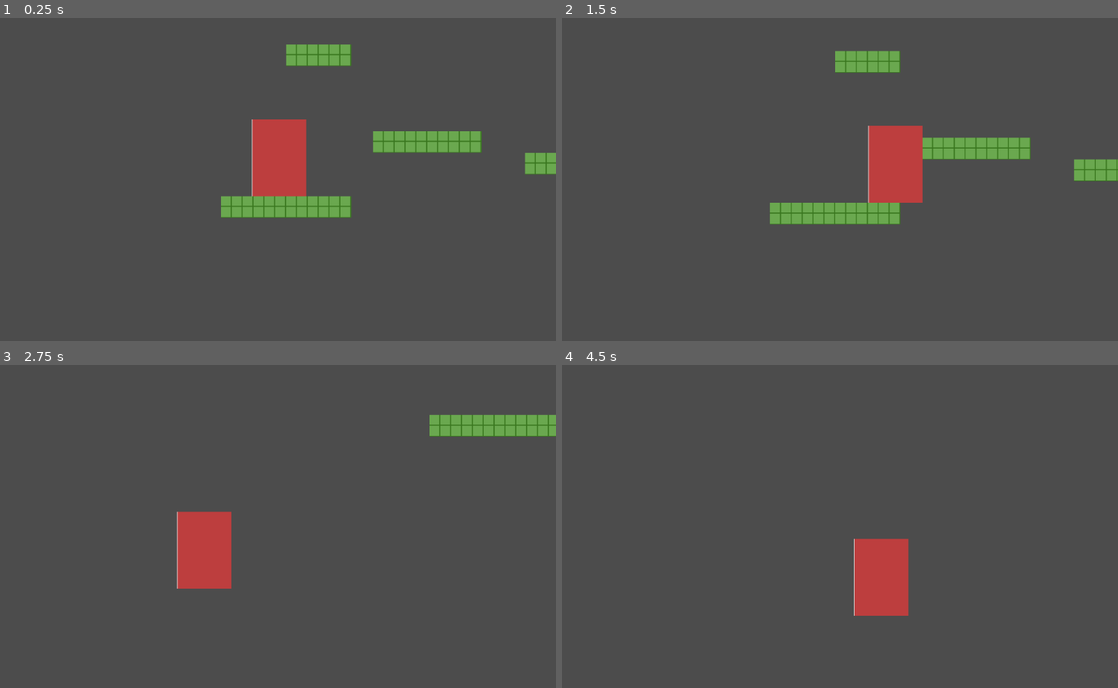
Above: before the commit, frames 1-4 (two rows, left to right).
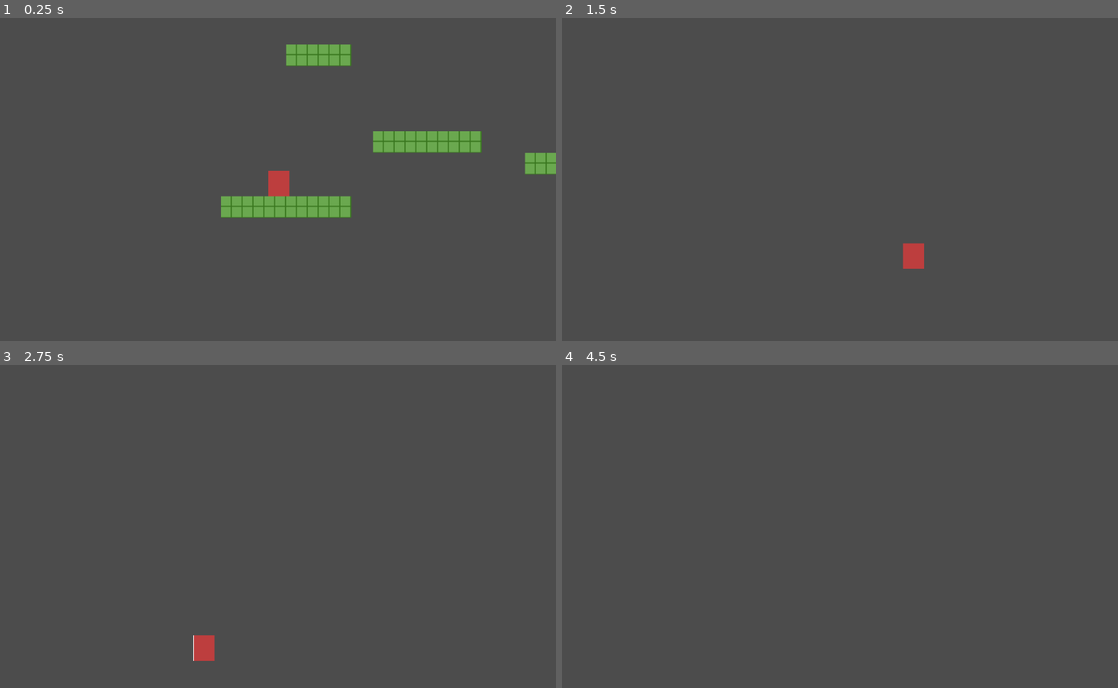
Above: after the commit, the same moments.

Repository: glitchcore/comfort
Game: Godot game, scene res://Scenes/BaseLevel.tscn
Two runs of this game, one before a commit and one after it. Both use one fixed random seed, a clock stepped at 60 frames per second and the inputs below.
Inputs:
- Up to frame 1 (0.25 s): no input
- Up to frame 2 (1.5 s): hold Right (ui_right) from 0.53 s (still down); tap Space (jump) at 0.77 s
- Up to frame 3 (2.75 s): tap Space (jump) at 1.52 s; release Right (ui_right) at 2.03 s; hold Left (ui_left) from 2.03 s (still down)
- Up to frame 4 (4.5 s): release Left (ui_left) at 2.78 s; hold Right (ui_right) 2.78-4.28 s; tap Space (jump) at 3.02, 3.77 s; hold Left (ui_left) from 4.28 s (still down)

The runs differ from the first frame. In frame 1, 2.1% of the frame differs, in the area x 45-56%, y 31-56%; in frame 2, 6.9%, in the area x 37-100%, y 10-78%; in frame 3, 4.2%; in frame 4, 2.4%.

Commit message:
resize player

Diff:
--- a/Actors/Player.tscn
+++ b/Actors/Player.tscn
@@ -12,7 +12,7 @@
 gradient = SubResource( 1 )
 
 [sub_resource type="RectangleShape2D" id=3]
-extents = Vector2( 48, 69.5 )
+extents = Vector2( 17.5, 22.5 )
 
 [node name="Player" type="KinematicBody2D"]
 collision_layer = 2
@@ -20,12 +20,12 @@
 script = ExtResource( 1 )
 
 [node name="Sprite" type="Sprite" parent="."]
-position = Vector2( 3.33786e-06, -71 )
-scale = Vector2( 0.0488281, 142 )
+position = Vector2( -0.499998, -23.5 )
+scale = Vector2( 0.019043, 47 )
 texture = SubResource( 2 )
 
 [node name="CollisionShape2D" type="CollisionShape2D" parent="."]
-position = Vector2( 1, -69.5 )
+position = Vector2( -0.5, -22.5 )
 shape = SubResource( 3 )
 
 [node name="MainCamera" type="Camera2D" parent="."]
